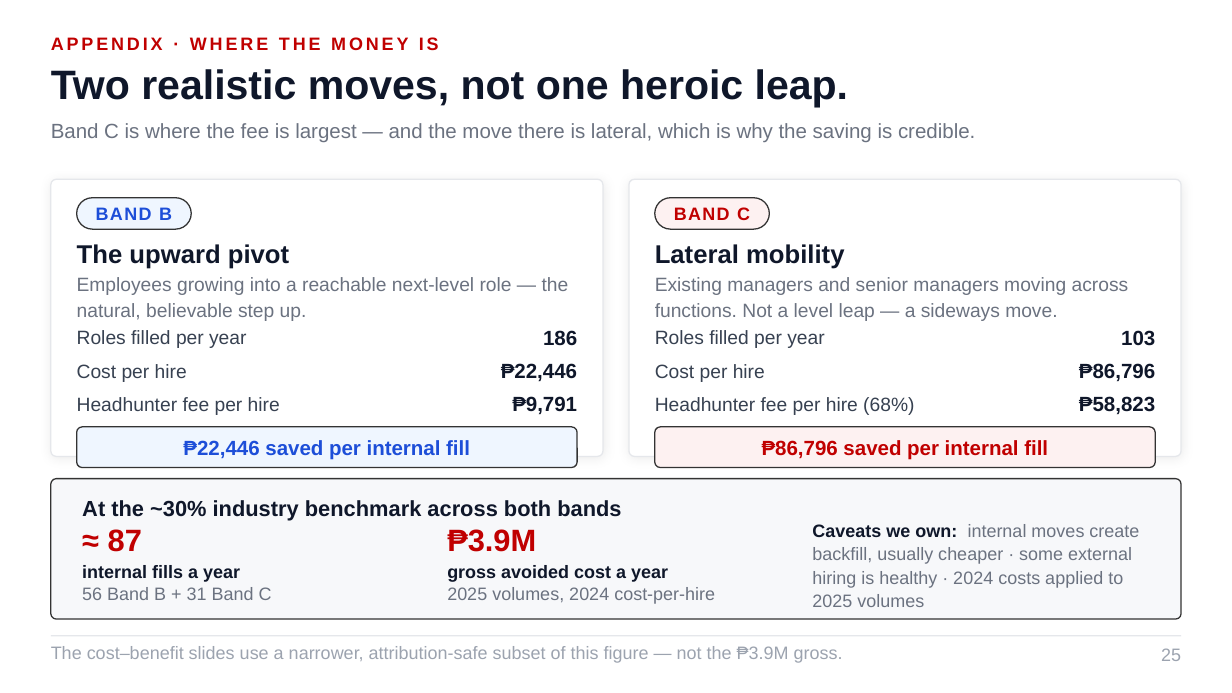
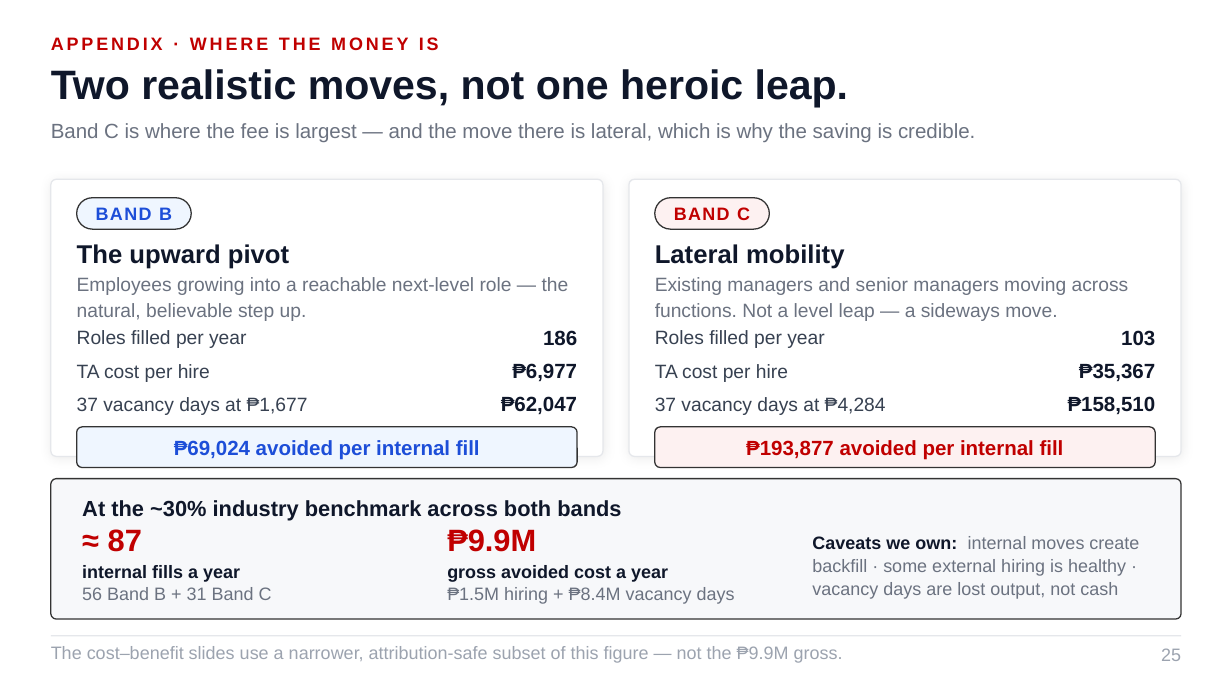
Before and after one commit to Ruffa06/Talent-Marketplace, a slide deck: slide 25 of docs/Growth_Talent_Marketplace_ALP.pptx. Drawn at 1232x693 pixels with LibreOffice and Linux fonts; fonts in the diff are those of the drawing. Boxes give left, top, right and bottom in pixels: in the first picture for what was removed or moved away, otherwise in the second. Text is boxed around its words. In the diff, an @@ line names an element or a change of style, - is before the commit and + after.

```diff
--- a/docs/Growth_Talent_Marketplace_ALP.pptx
+++ b/docs/Growth_Talent_Marketplace_ALP.pptx
@@ text at box(77, 364, 210, 382): text changed @@
-Cost per hire
+TA cost per hire
@@ text at box(512, 363, 577, 382): text changed @@
-₱22,446
+₱6,977
@@ text at box(655, 364, 788, 382): text changed @@
-Cost per hire
+TA cost per hire
@@ text at box(1079, 363, 1155, 382): text changed @@
-₱86,796
+₱35,367
@@ text at box(77, 397, 308, 415): text changed @@
-Headhunter fee per hire
+37 vacancy days at ₱1,677
@@ text at box(501, 396, 577, 415): text changed @@
-₱9,791
+₱62,047
@@ text at box(655, 397, 886, 415): text changed @@
-Headhunter fee per hire (68%)
+37 vacancy days at ₱4,284
@@ text at box(1068, 396, 1156, 415): text changed @@
-₱58,823
+₱158,510
@@ text at box(174, 440, 480, 460): text changed @@
-₱22,446 saved per internal fill
+₱69,024 avoided per internal fill
@@ text at box(746, 440, 1064, 460): text changed @@
-₱86,796 saved per internal fill
+₱193,877 avoided per internal fill
@@ text at box(447, 529, 536, 552): text changed @@
-₱3.9M
+₱9.9M
@@ text at box(812, 536, 1139, 599): text changed @@
-Caveats we own: internal moves create backfill, usually cheaper · some external hiring is healthy · 2024 costs applied to 2025 volumes
+Caveats we own: internal moves create backfill · some external hiring is healthy · vacancy days are lost output, not cash
@@ text at box(447, 587, 735, 604): text changed @@
-2025 volumes, 2024 cost-per-hire
+₱1.5M hiring + ₱8.4M vacancy days
@@ text at box(51, 646, 843, 663): text changed @@
-The cost–benefit slides use a narrower, attribution-safe subset of this figure — not the ₱3.9M gross.
+The cost–benefit slides use a narrower, attribution-safe subset of this figure — not the ₱9.9M gross.
```
Also in this commit, not shown: 10 other slides changed, 4 other files.
